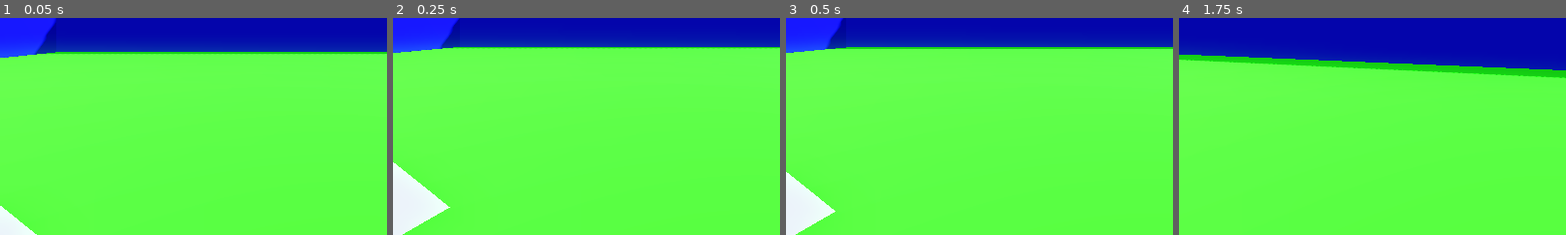
Above: before the commit, frames 1-4 (left to right).
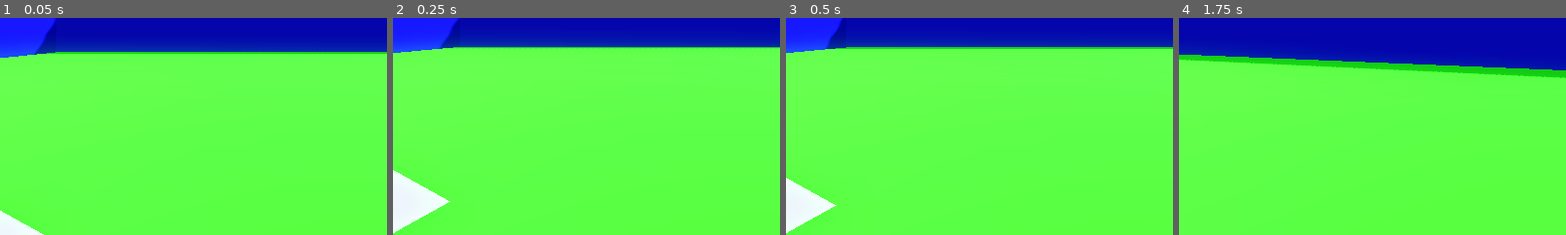
Above: after the commit, the same moments.

Repository: bt-rich/yuhhhh-gaming
Game: Godot game, scene res://World.tscn
Same seed, same stepped clock (60 frames per second), same inputs: the game is played once before the commit and once after it.
Inputs (mouse positions are % of the whole screen's width and height, from its top left):
- Up to frame 1 (0.05 s): no input
- Up to frame 2 (0.25 s): no input
- Up to frame 3 (0.5 s): no input
- Up to frame 4 (1.75 s): move the mouse to (55, 50) at 0.52 s; hold Shift (sprint) 0.53-1.28 s; hold W (forward) from 0.53 s (still down); tap Space (jump) at 0.77, 1.52 s; move the mouse to (45, 50) at 1.27 s; tap Shift (sprint) at 1.35 s
The pictures show only the part of the screen within x 0-50%, y 50-100%; the shares and areas given below are measured in that part.

The runs differ from the first frame. In frame 1, 0.1% of the frame differs, in the area x 0-12%, y 86-100%; in frame 2, 0.6%, in the area x 0-15%, y 66-100%; in frame 3, 0.5%; in frame 4, nothing differs.

Commit message:
yahhh

Diff:
--- a/Player.gd
+++ b/Player.gd
@@ -61,17 +61,18 @@
 		velocity.x = lerp(velocity.x, direction.x * speed, delta * 2.0)
 		velocity.z = lerp(velocity.z, direction.z * speed, delta * 2.0)
 
-	#head bob
+	# Head bob
 	t_bob += delta * velocity.length() * float(is_on_floor())
 	camera.transform.origin = _headbob(t_bob)
 
-	#fov change
+	# FOV change
 	var velocity_clamped = clamp(velocity.length(), 0.5, SPRINT_SPEED * 2)
 	var target_fov = BASE_FOV + FOV_CHANGE * velocity_clamped
 	camera.fov = lerp(camera.fov, target_fov, delta * 8.0)
 
 	move_and_slide()
 
+# Headbob Func.
 func _headbob(time) -> Vector3:
 	var pos = Vector3.ZERO
 	pos.y = sin(time * BOB_FREQ) * BOB_AMP
--- a/World.tscn
+++ b/World.tscn
@@ -91,6 +91,6 @@
 size = Vector3(5.00923, 0.435547, 1.13505)
 
 [node name="CSGPolygon3D" type="CSGPolygon3D" parent="."]
-transform = Transform3D(0.895278, 0, 0, 0, 6.66215, 0, 0, 0, 11.9925, -0.701032, 0.00418758, 9.88868)
+transform = Transform3D(0.895278, 0, 0, 0, 6.66215, 0, 0, 0, 11.9925, -0.702021, 0.0561399, 9.88538)
 use_collision = true
-polygon = PackedVector2Array(-5.03391, -0.0215097, 1, 0, -18.3518, 2.09028)
+polygon = PackedVector2Array(-7.67201, -0.0118215, 1, 0, -7.40605, 0.626487)
